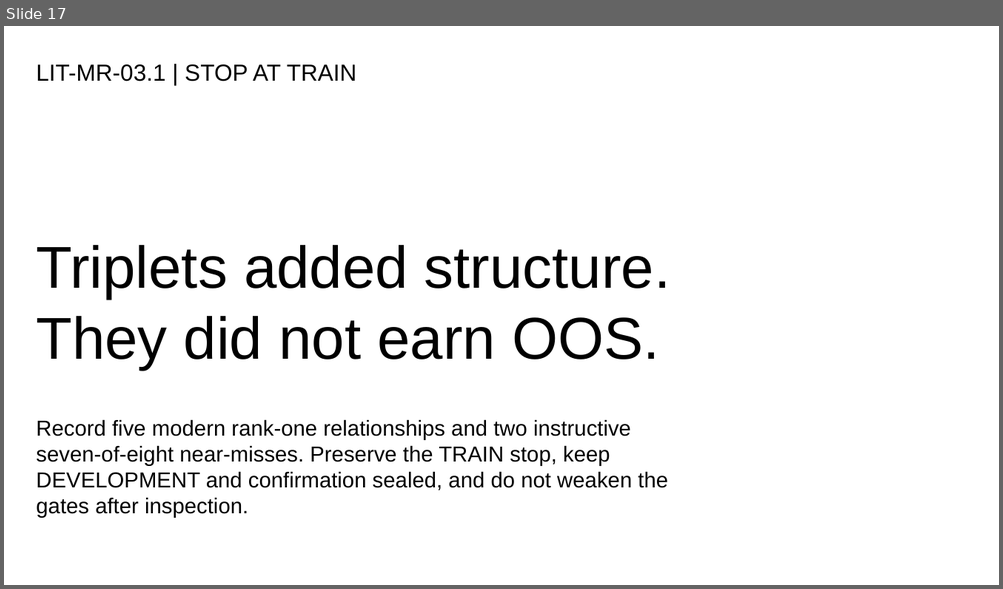
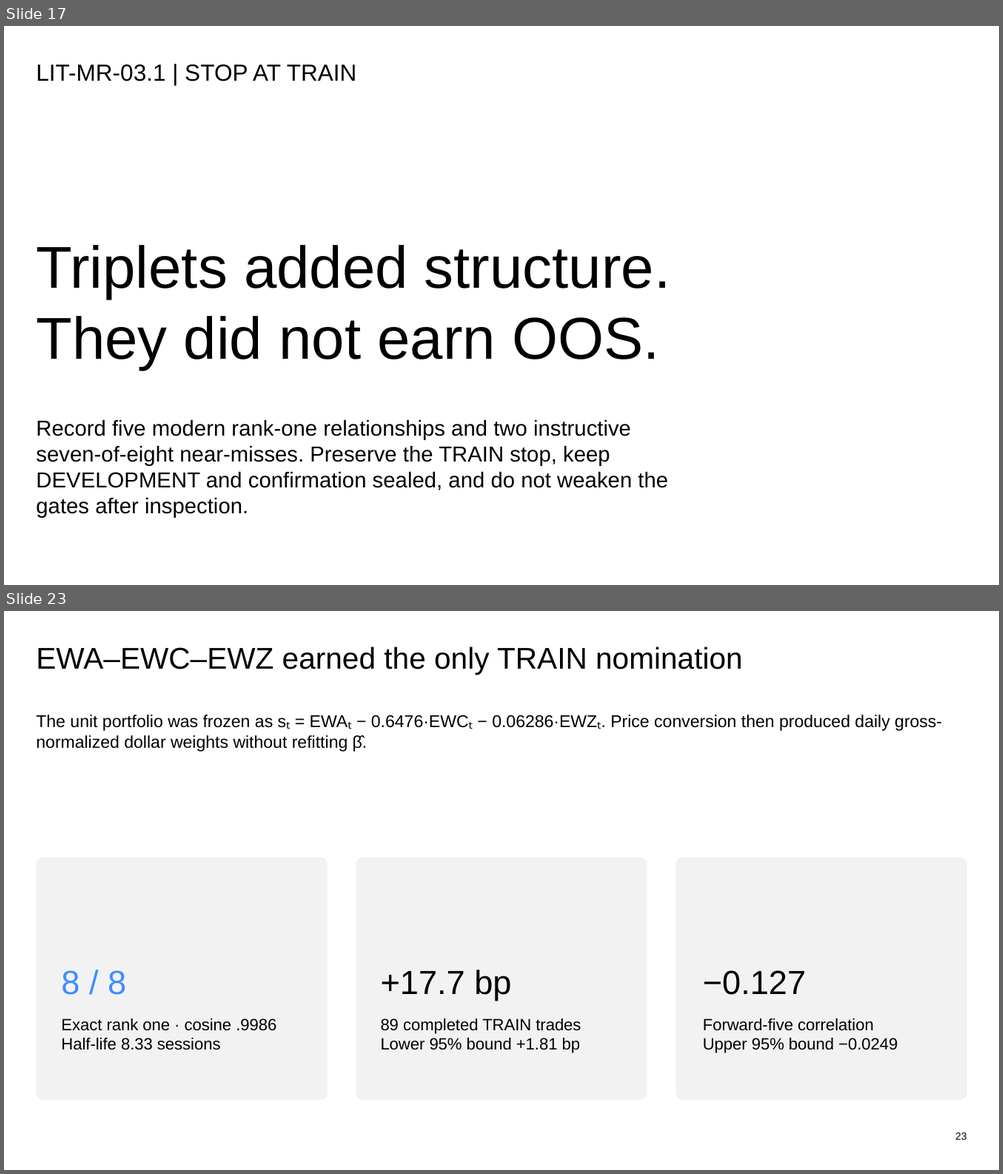
Before and after one commit to Francisc0Franc0/Time-Series-Modeling-Gen5, a slide deck: presentations/gen5_lit_mr_03_1_johansen_triplets_evidence.pptx. Shown one above the other, each under a label of ours: slide 17 before the commit, slides 17 and 23 after it; the slides between them are not shown. The pictures are 1003x589 and 1003x1174 pixels, drawn with LibreOffice and Linux fonts; fonts in the diff are those of the drawing. Boxes give left, top, right and bottom in pixels: in the first picture for what was removed or moved away, otherwise in the second. Text is boxed around its words. In the diff, an @@ line names an element or a change of style, - is before the commit and + after.

```diff
--- a/presentations/gen5_lit_mr_03_1_johansen_triplets_evidence.pptx
+++ b/presentations/gen5_lit_mr_03_1_johansen_triplets_evidence.pptx
@@ slide 23 added at [4,611,999,1170], background #FFFFFF @@
@@ text added at [36,647,743,675], 29 pt, text #000000 @@
+EWA–EWC–EWZ earned the only TRAIN nomination
@@ text added at [36,715,942,752], 16.5 pt, text #000000 @@
+The unit portfolio was frozen as sₜ = EWAₜ − 0.6476·EWCₜ − 0.06286·EWZₜ. Price conversion then produced daily gross-normalized dollar weights without refitting β̂.
@@ rounded rectangle added at [36,858,327,1100], fill #F2F2F2 @@
@@ rounded rectangle added at [356,858,647,1100], fill #F2F2F2 @@
@@ rounded rectangle added at [675,858,967,1100], fill #F2F2F2 @@
@@ text added at [61,971,126,995], 32.2 pt, text #3D8DFF @@
+8 / 8
@@ text added at [381,970,511,1001], 32.2 pt, text #000000 @@
++17.7 bp
@@ text added at [703,971,805,995], 32.2 pt, text #000000 @@
+−0.127
@@ text added at [61,1019,276,1051], 15.8 pt, text #000000 @@
+Exact rank one · cosine .9986
+Half-life 8.33 sessions
@@ text added at [381,1019,580,1054], 15.8 pt, text #000000 @@
+89 completed TRAIN trades
+Lower 95% bound +1.81 bp
@@ text added at [703,1019,897,1054], 15.8 pt, text #000000 @@
+Forward-five correlation
+Upper 95% bound −0.0249
@@ text added at [955,1133,967,1140], 10 pt, text #000000 @@
+23
```
Also in this commit, not shown: 7 other slides added, 11 other files.
